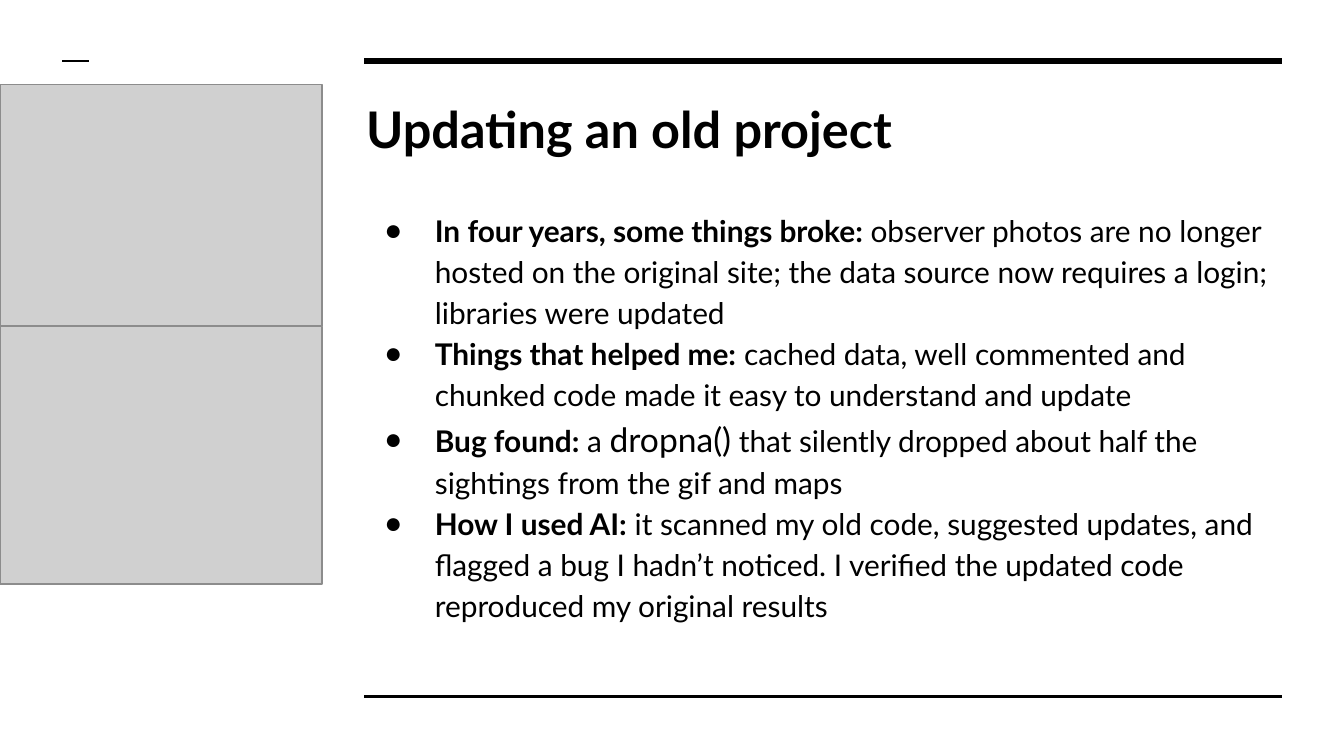
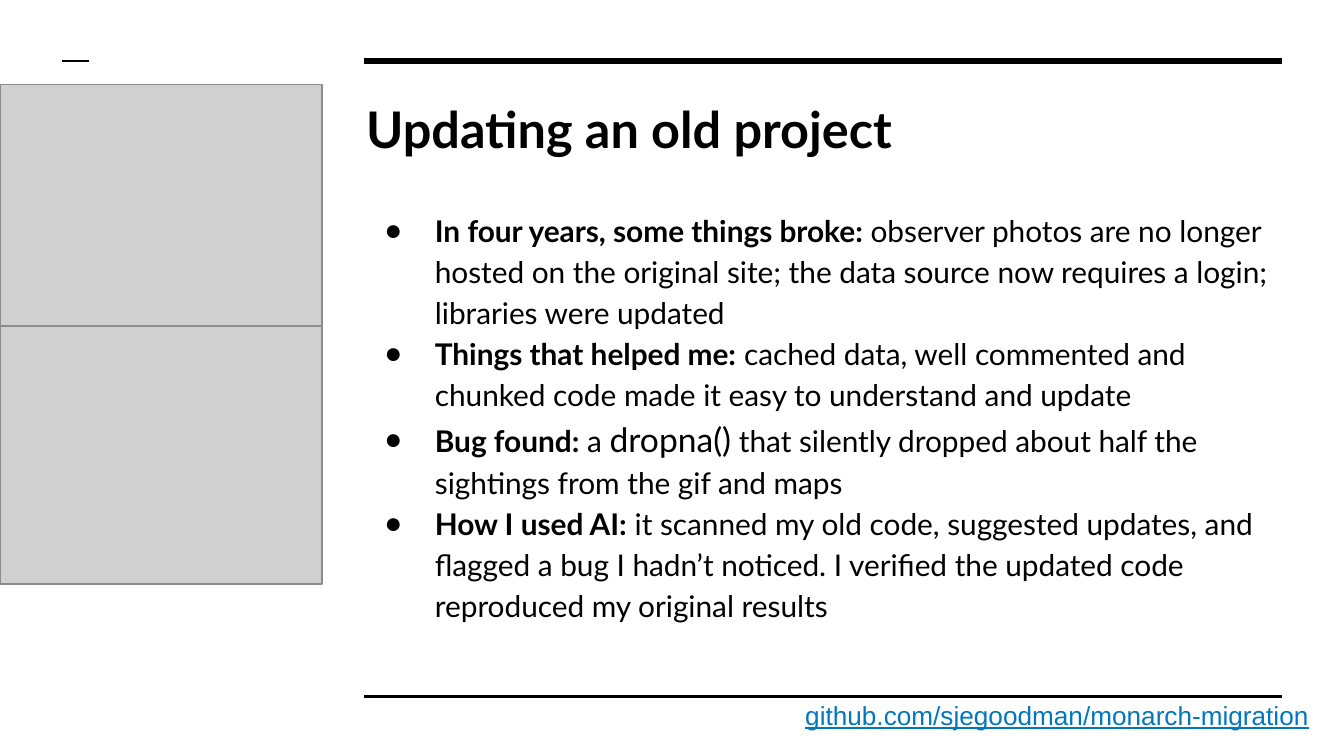
Before and after one commit to sjegoodman/monarch-migration, a slide deck: slide 10 of MonarchMigrationPresentation.pptx. Drawn at 1344x756 pixels with LibreOffice and Linux fonts; fonts in the diff are those of the drawing; grey boxes stand for pictures. Boxes give left, top, right and bottom in pixels: in the first picture for what was removed or moved away, otherwise in the second. Text is boxed around its words. In the diff, an @@ line names an element or a change of style, - is before the commit and + after.

```diff
--- a/MonarchMigrationPresentation.pptx
+++ b/MonarchMigrationPresentation.pptx
@@ text added at [805,706,1308,730], 14 pt, text #0277BD, underline @@
+github.com/sjegoodman/monarch-migration
```
Also in this commit, not shown: 1 other slide changed, 1 other file.
